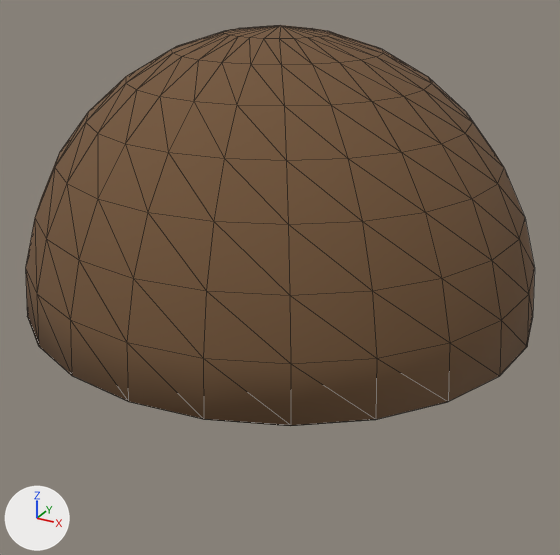
A saved change to the glTF model public/assets/island/characters/wear/hair_cap.glb.
The view is the same before and after, from a 50 mm camera at (0.745, -1.357, 2.252) aimed at (0.022, -0.043, 1.595). Lighting does not change. The marker at lower left points along +X, +Y and +Z. The older version comes first. Both versions are drawn at the pose saved in each file; the numbers are the values there. Mesh edges are drawn as thin lines.
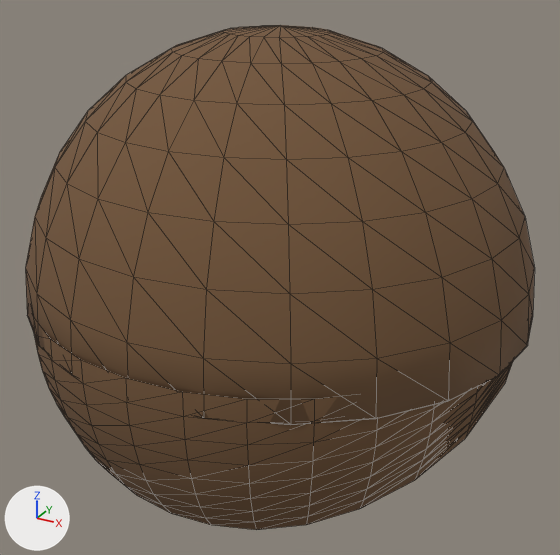
Boxes (x1, y1, x2, y2) around the edits, measured in the pictures (560 x 555 px; the box of a moved part takes in the faces that stretch with it):
'Mesh_0', reshaped (26% taller): before (25, 25, 535, 426); after (25, 25, 535, 530)
part 1 of me_mesh_0, added (brown): after (31, 309, 513, 530)
part 2 of me_mesh_0, moved or reshaped: (55, 25, 504, 224) in both
part 3 of me_mesh_0, moved or reshaped: before (25, 155, 535, 426); after (25, 155, 535, 425)

The change in detail:
me_mesh_0 is used by ob_mesh_0; location (0.0, 0.0, 0.0).
me_mesh_0 had 218 vertices, 432 faces and spanned x -0.534..0.534, y -0.521..0.493, z 1.549..2.098.
me_mesh_0 now has 363 vertices, 680 faces and spans x -0.534..0.534, y -0.524..0.493, z 1.25..2.098.
me_mesh_0 part 1: a new loose piece of 145 vertices spanning x -0.523..0.523, y -0.524..0.019, z 1.25..1.596, in mat_hair (brown #735538).
me_mesh_0 part 2: 96 vertices removed from x -0.378..0.377, y -0.373..0.344, z 1.936..2.086; 96 vertices added at x -0.378..0.377, y -0.373..0.344, z 1.938..2.088.
me_mesh_0 part 3: 73 vertices removed from x -0.534..0.534, y -0.521..0.493, z 1.549..1.758; 73 vertices added at x -0.534..0.534, y -0.521..0.493, z 1.551..1.76.
